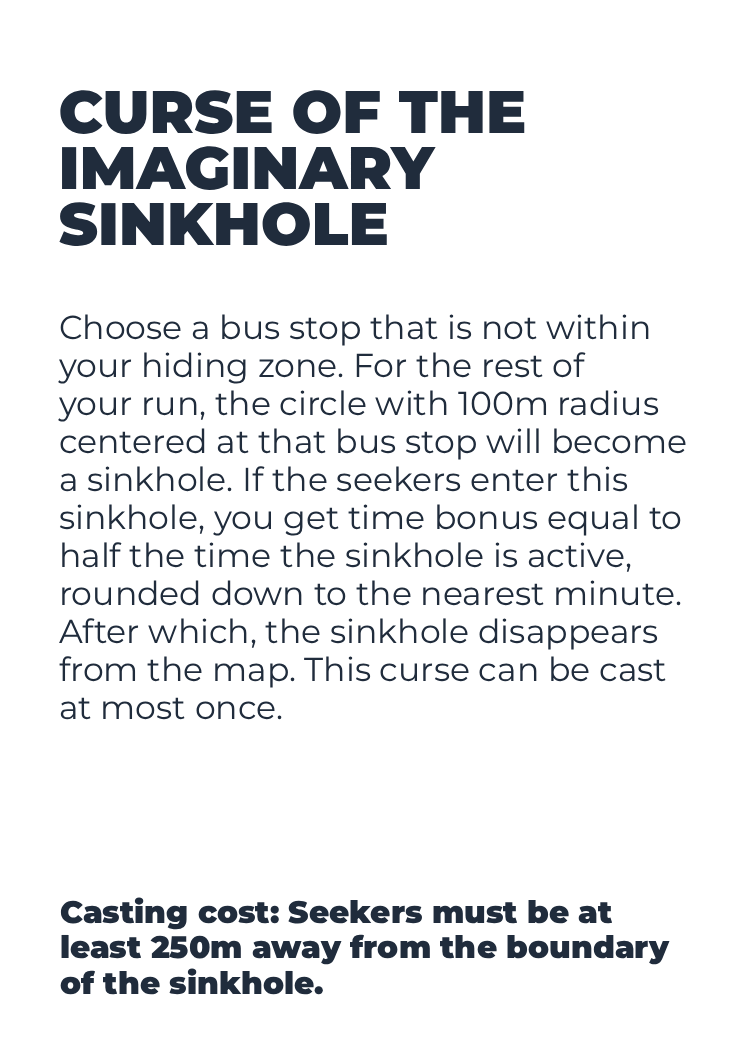
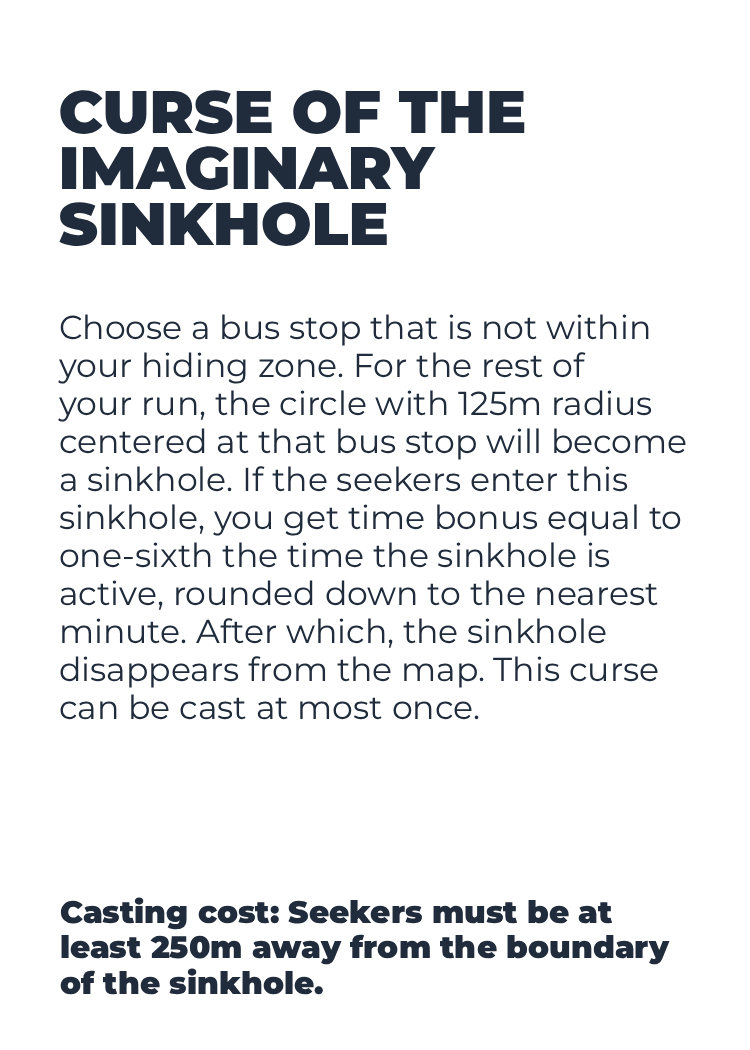
Layered file, before and after one edit (750x1050). Changes by layer:
painted on "Choose a bus stop that is not wi" over [59,390,681,720]
